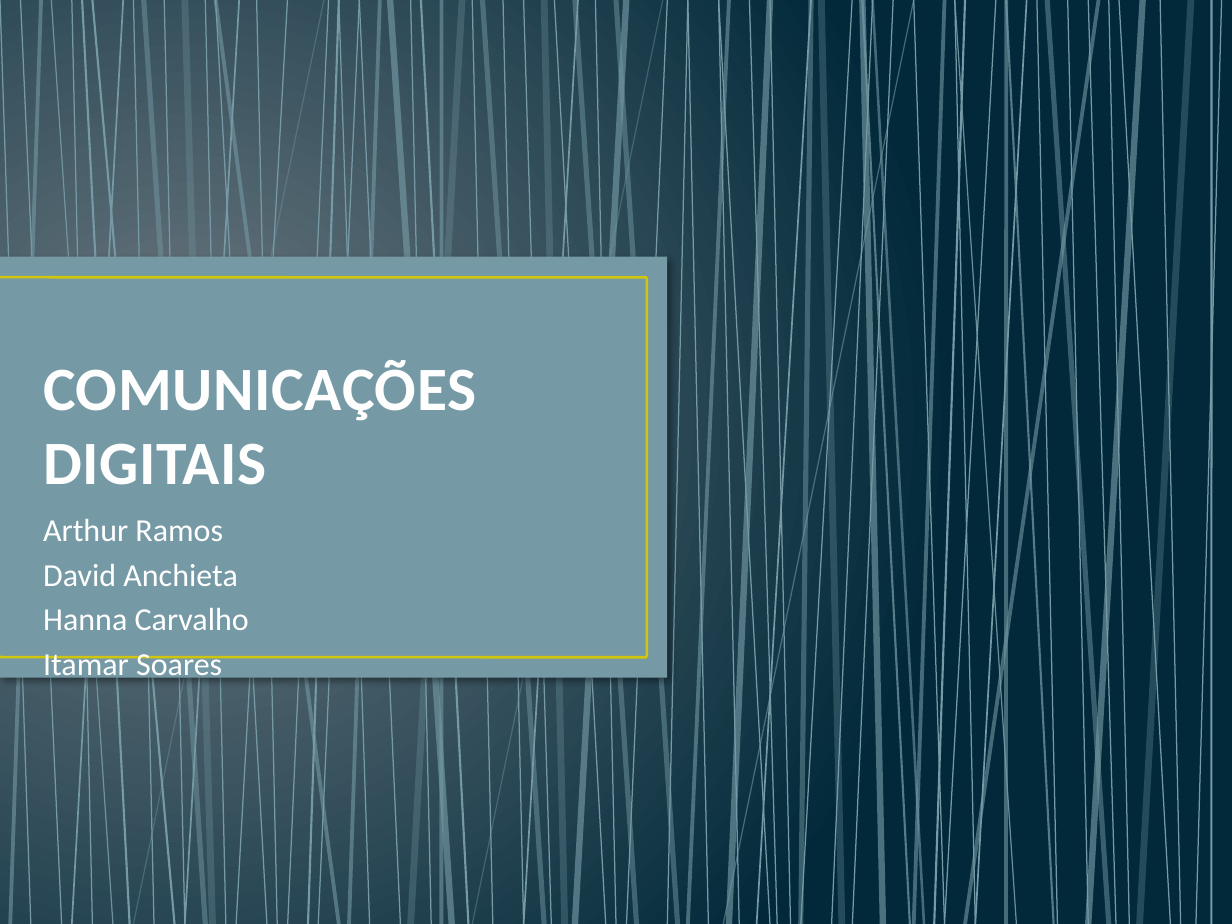
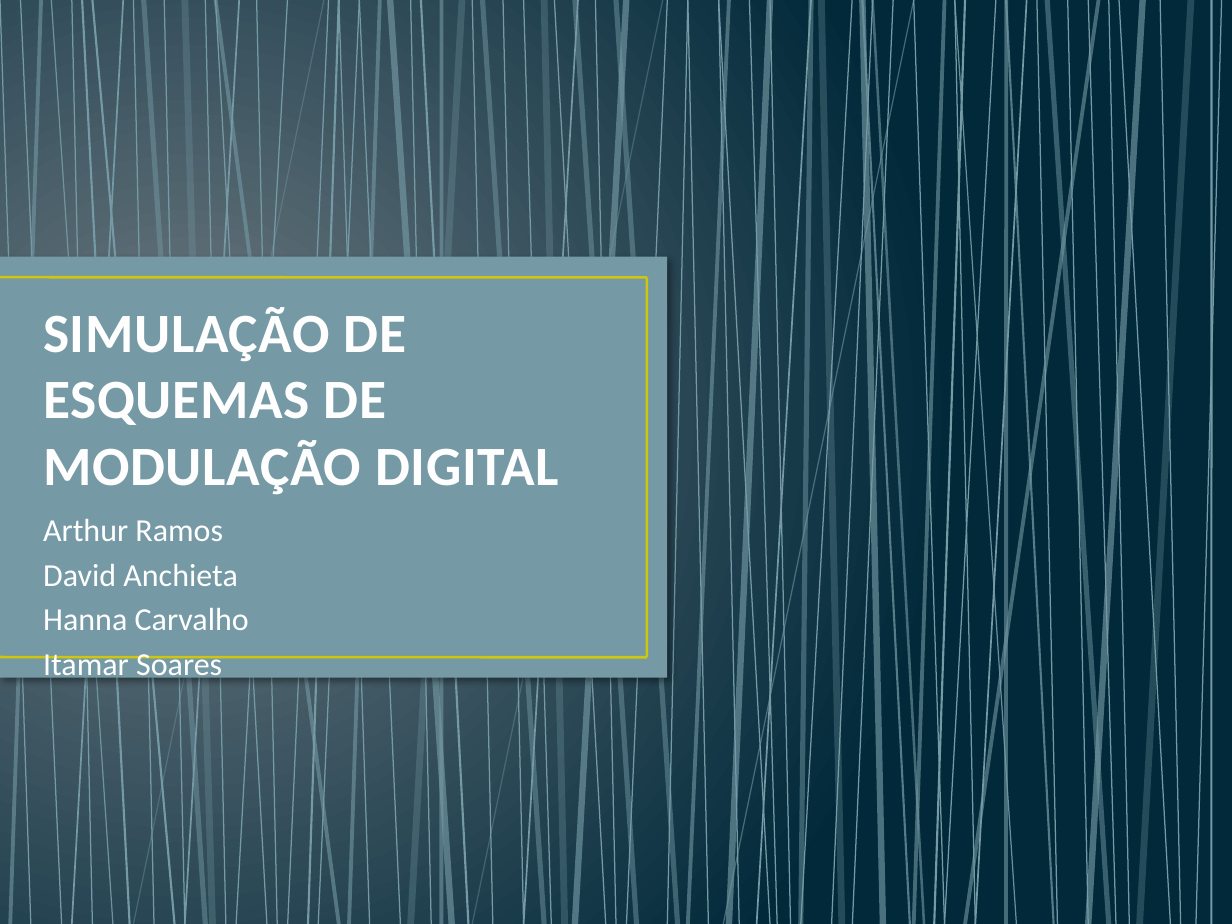
Before and after one commit to danchieta/comDigitais2016, a slide deck: slide 1 of COMUNICAÇÕES DIGITAIS.pptx. Drawn at 1232x924 pixels with LibreOffice and Linux fonts; fonts in the diff are those of the drawing. Boxes give left, top, right and bottom in pixels: in the first picture for what was removed or moved away, otherwise in the second. Text is boxed around its words. In the diff, an @@ line names an element or a change of style, - is before the commit and + after.

```diff
--- a/COMUNICAÇÕES DIGITAIS.pptx
+++ b/COMUNICAÇÕES DIGITAIS.pptx
@@ title at bbox=[43, 307, 559, 494]: text changed; size 36 to 32.4 pt @@
-COMUNICAÇÕES DIGITAIS
+SIMULAÇÃO DE ESQUEMAS DE MODULAÇÃO DIGITAL
```
Also in this commit, not shown: 2 other slides changed, 4 slides added, 2 other files.
